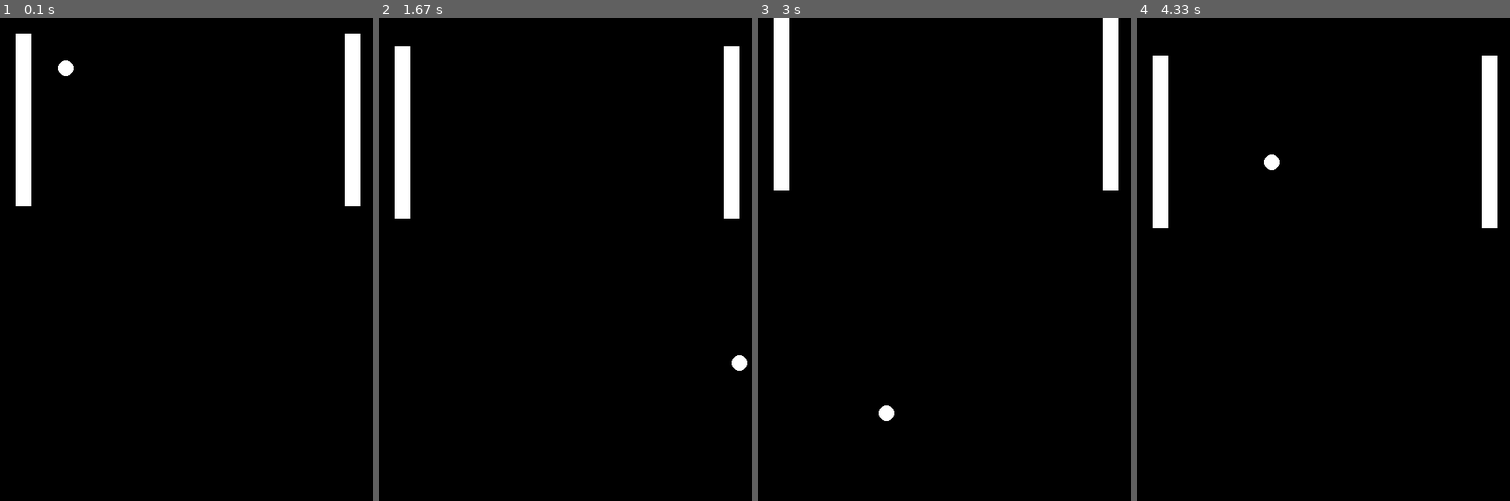
Above: before the commit, frames 1-4 (left to right).
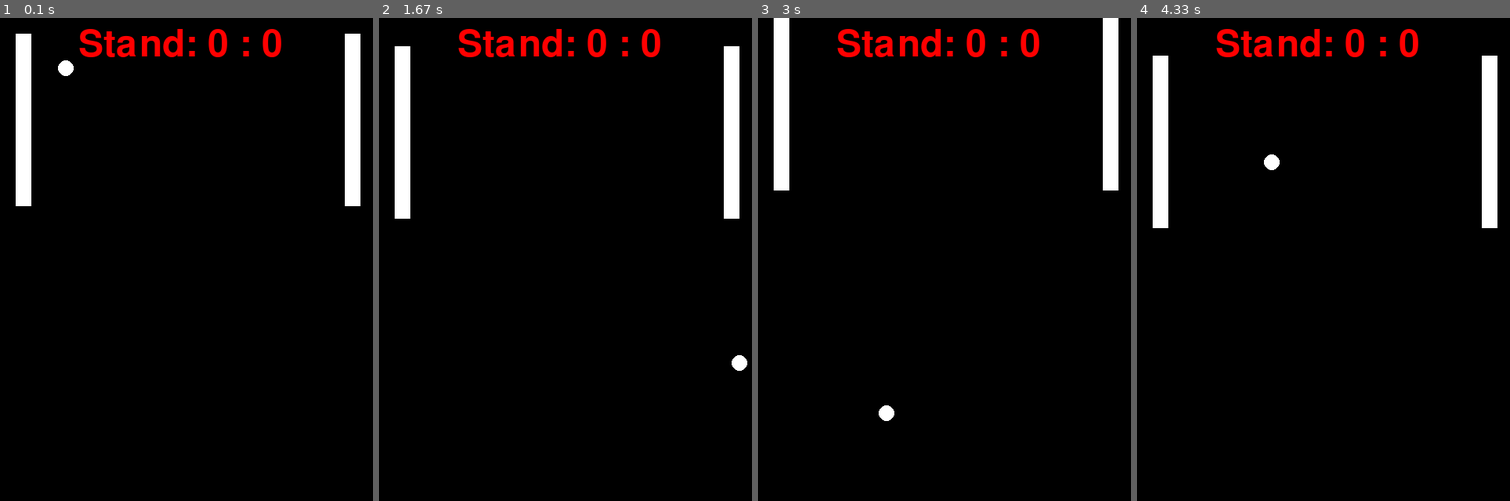
Above: after the commit, the same moments.

Repository: KS-Limmattal/infos-and-snippets
Game: pygame game, started from solutions/uebung-1.7/pong_objektorientiert.py
The game is run twice, just before and just after one commit, with the same random seed, the same clock (stepped at 60 frames per second) and the same inputs.
Inputs:
- Up to frame 1 (0.1 s): no input
- Up to frame 2 (1.67 s): hold Up 0.33-0.8 s; hold Down 0.83-1.13 s; hold S 0.83-1.13 s; hold Up 1.17-1.53 s; hold W 1.17-1.53 s; hold Down from 1.57 s (still down); hold S from 1.57 s (still down)
- Up to frame 3 (3 s): release Down at 1.93 s; release S at 1.93 s; hold Up 1.97-2.27 s; hold W 1.97-2.27 s; hold Down 2.3-2.6 s; hold S 2.3-2.6 s; hold Up from 2.63 s (still down); hold W from 2.63 s (still down)
- Up to frame 4 (4.33 s): release Up at 3 s; release W at 3 s; hold Down 3.03-3.4 s; hold S 3.03-3.4 s; hold Up 3.43-3.73 s; hold W 3.43-3.73 s; hold Down 3.77-4.07 s; hold S 3.77-4.07 s; hold Up from 4.1 s (still down); hold W from 4.1 s (still down)

The runs differ from the first frame. In frame 1, 1.3% of the frame differs, in the area x 21-76%, y 2-9%; in frame 2, 1.3%; in frame 3, 1.3%; in frame 4, 1.3%.

Commit message:
Zeige Zwischenstand an

Diff:
--- a/solutions/uebung-1.7/pong_objektorientiert.py
+++ b/solutions/uebung-1.7/pong_objektorientiert.py
@@ -46,6 +46,7 @@
 # Variablen/KONSTANTEN setzen
 FENSTERBREITE, FENSTERHOEHE = 480, 640
 FPS  = 60   # angepeilt werden ebenso viele Bildschirmaktualisierungen pro Sekunde.
+ROT     = ( 255, 0, 0)
 SCHWARZ = ( 0, 0, 0)
 WEISS   = ( 255, 255, 255)
 
@@ -154,6 +155,10 @@
             schlaeger.hoehe -= 5
             schlaeger.score += 1
 
+    font = pygame.font.SysFont(None, 70)
+    text = font.render(f"Stand: {schlaegerListe[0].score} : {schlaegerListe[1].score}", True, ROT)
+    fenster.blit(text, [100, 10])
+
     # Fenster aktualisieren
     pygame.display.flip()
     clock.tick(FPS)
